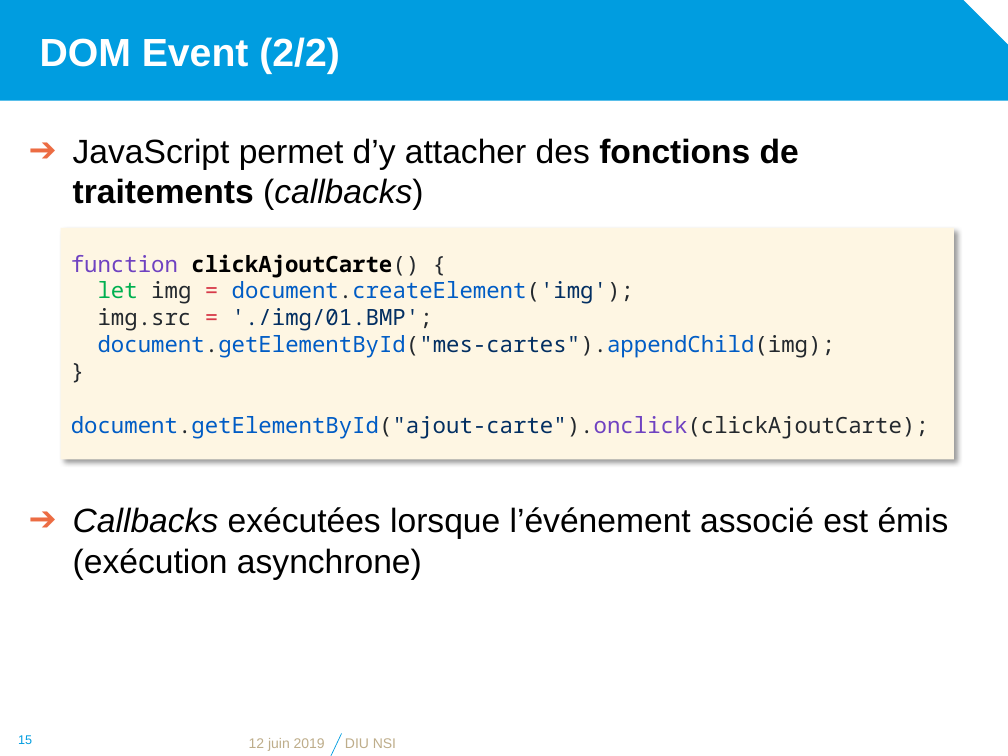
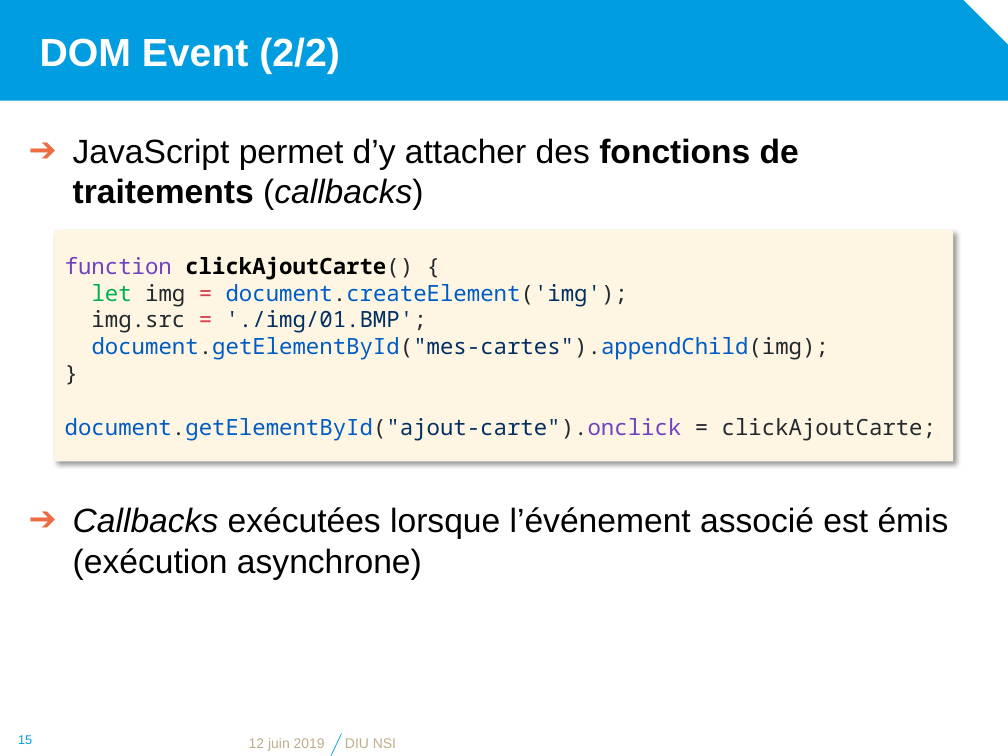
Before and after one commit to diu-uf-bordeaux/bloc1, a slide deck: slide 15 of web/4-JS/JavaScript.pptx. Drawn at 1008x756 pixels with LibreOffice and Linux fonts; fonts in the diff are those of the drawing; background and template pictures are left out. Boxes give left, top, right and bottom in pixels: in the first picture for what was removed or moved away, otherwise in the second. Text is boxed around its words. In the diff, an @@ line names an element or a change of style, - is before the commit and + after.

```diff
--- a/web/4-JS/JavaScript.pptx
+++ b/web/4-JS/JavaScript.pptx
@@ rectangle "function clickAjoutCarte() {": place and size @@
-rectangle "function clickAjoutCarte() {" at (60, 228, 954, 460)
+rectangle "function clickAjoutCarte() {" at (54, 230, 953, 462)
@@ text in rectangle at (65, 418, 936, 440): text changed @@
-document.getElementById("ajout-carte").onclick(clickAjoutCarte);
+document.getElementById("ajout-carte").onclick = clickAjoutCarte;
```
Also in this commit, not shown: 1 other slide changed, 1 other file.
